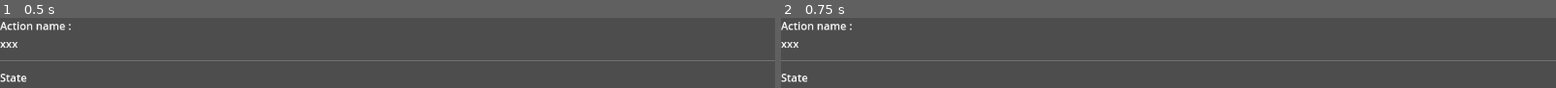
Above: before the commit, frames 1-2 (left to right).
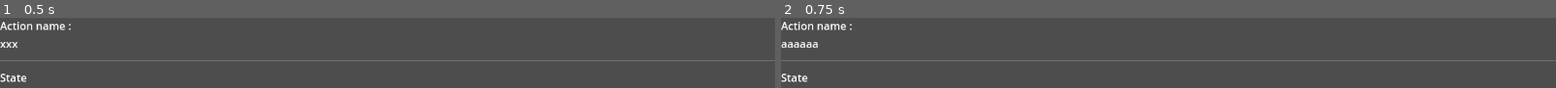
Above: after the commit, the same moments.

Repository: MarageDev/YAMIH
Game: Godot game, scene res://TestInputScene.tscn
The game is run twice, just before and just after one commit, with the same random seed, the same clock (stepped at 60 frames per second) and the same inputs.
Inputs:
- Up to frame 1 (0.5 s): no input
- Up to frame 2 (0.75 s): tap Enter at 0.5 s; hold Up (Up_1, bound only after the commit) from 0.53 s (still down)

Frame 1 is identical in both runs. In frame 2, 0.3% of the frame differs, in the area x 0-5%, y 34-43%.

Commit message:
Done, only needs to be cleaned and a better demo scene

Diff:
--- a/Input.gd
+++ /dev/null
@@ -1,11 +0,0 @@
-extends Resource
-class_name ModularInput
-
-@export var action_name:String
-@export var Action_bind:InputEventAction
-@export var key:InputEventKey
-
-func _attach_binding():
-	#InputMap.add_action('hello')
-	#InputMap.action_add_event('hello',key)
-	pass
--- /dev/null
+++ b/Input/Input.gd
@@ -0,0 +1,7 @@
+@tool
+extends Resource
+class_name C_ModularInput
+
+@export var action_name:String
+#@export var Action_bind:InputEventAction
+@export var key:InputEventKey
--- /dev/null
+++ b/InputManager/InputManager.gd
@@ -0,0 +1,17 @@
+extends Node
+class_name C_InputManager
+
+@export var PlayerInputs:Array[C_PlayerInputHandler]
+
+func _ready():
+	for i:C_PlayerInputHandler in PlayerInputs:
+		print(str("\n",i.PlayerName,"  ",i.PlayerIndex))
+		for InputRef in i.Inputs:
+			var formated_action_name:String = str(InputRef.action_name,"_",i.PlayerIndex)
+			InputMap.add_action(formated_action_name)
+			InputMap.action_add_event(formated_action_name, InputRef.key)
+
+	print("\n\nRetrieved Inputs")
+	for i:String in InputMap.get_actions():
+		if not i.begins_with("ui"):
+			print(i)
--- /dev/null
+++ b/InputManager/InputManager.tscn
@@ -0,0 +1,10 @@
+[gd_scene load_steps=5 format=3 uid="uid://bdsyquh25a5ti"]
+
+[ext_resource type="Script" path="res://InputManager/InputManager.gd" id="1_mgvjp"]
+[ext_resource type="Script" path="res://PlayerInputHandler/PlayerInputHandler.gd" id="2_lqr7f"]
+[ext_resource type="Resource" uid="uid://bgso4mjbvxske" path="res://PlayerInputHandler/Player_1.tres" id="3_f12hv"]
+[ext_resource type="Resource" uid="uid://cq1wde7lhot8m" path="res://PlayerInputHandler/Player_2.tres" id="4_ju150"]
+
+[node name="InputManager" type="Node"]
+script = ExtResource("1_mgvjp")
+PlayerInputs = Array[ExtResource("2_lqr7f")]([ExtResource("3_f12hv"), ExtResource("4_ju150")])
--- a/ModularInputHandler.gd
+++ /dev/null
@@ -1,9 +0,0 @@
-extends Node
-
-
-var p1:ModularInput = preload("res://Player1.tres")
-# Called when the node enters the scene tree for the first time.
-func _ready() -> void:
-	p1._attach_binding()
-	for i in InputMap.get_actions():
-		if !i.begins_with("ui"):print(i)
--- a/Player1.tres
+++ /dev/null
@@ -1,17 +0,0 @@
-[gd_resource type="Resource" script_class="ModularInput" load_steps=4 format=3 uid="uid://bwolu2i3n3gbn"]
-
-[ext_resource type="Script" path="res://Input.gd" id="1_fmoho"]
-
-[sub_resource type="InputEventAction" id="InputEventAction_ne52p"]
-action = &"test_action"
-
-[sub_resource type="InputEventKey" id="InputEventKey_awdc1"]
-device = -1
-keycode = 65
-unicode = 97
-
-[resource]
-script = ExtResource("1_fmoho")
-action_name = "TestInput"
-Action_bind = SubResource("InputEventAction_ne52p")
-key = SubResource("InputEventKey_awdc1")
--- /dev/null
+++ b/PlayerInputHandler/PlayerInputHandler.gd
@@ -0,0 +1,19 @@
+extends Resource
+class_name C_PlayerInputHandler
+
+
+@export var PlayerIndex:int = 0
+@export var PlayerName:String = "Player"
+@export var Inputs: Array[C_ModularInput]
+
+
+func attach_key_binding(InputRef: C_ModularInput, InputMapUsed: Object = InputMap):
+	InputMapUsed.add_action(InputRef.action_name)
+	InputMapUsed.action_add_event(InputRef.action_name, InputRef.key)
+func _ready() -> void:
+	for input in Inputs:
+		print(input.action_name)
+		attach_key_binding(input)
+	for i:String in InputMap.get_actions():
+		if !i.begins_with("ui"):
+			print(i)
--- /dev/null
+++ b/PlayerInputHandler/Player_1.tres
@@ -0,0 +1,50 @@
+[gd_resource type="Resource" script_class="C_PlayerInputHandler" load_steps=11 format=3 uid="uid://bgso4mjbvxske"]
+
+[ext_resource type="Script" path="res://Input/Input.gd" id="1_y8qir"]
+[ext_resource type="Script" path="res://PlayerInputHandler/PlayerInputHandler.gd" id="2_04xwe"]
+
+[sub_resource type="InputEventKey" id="InputEventKey_ib0oq"]
+device = -1
+keycode = 87
+unicode = 119
+
+[sub_resource type="Resource" id="Resource_khjwd"]
+script = ExtResource("1_y8qir")
+action_name = "Up"
+key = SubResource("InputEventKey_ib0oq")
+
+[sub_resource type="InputEventKey" id="InputEventKey_trsa6"]
+device = -1
+keycode = 68
+unicode = 100
+
+[sub_resource type="Resource" id="Resource_d6js1"]
+script = ExtResource("1_y8qir")
+action_name = "Right"
+key = SubResource("InputEventKey_trsa6")
+
+[sub_resource type="InputEventKey" id="InputEventKey_edejt"]
+device = -1
+keycode = 65
+unicode = 97
+
+[sub_resource type="Resource" id="Resource_loq1o"]
+script = ExtResource("1_y8qir")
+action_name = "Left"
+key = SubResource("InputEventKey_edejt")
+
+[sub_resource type="InputEventKey" id="InputEventKey_5h3hb"]
+device = -1
+keycode = 83
+unicode = 115
+
+[sub_resource type="Resource" id="Resource_rb4oc"]
+script = ExtResource("1_y8qir")
+action_name = "Down"
+key = SubResource("InputEventKey_5h3hb")
+
+[resource]
+script = ExtResource("2_04xwe")
+PlayerIndex = 0
+PlayerName = "Marage"
+Inputs = Array[ExtResource("1_y8qir")]([SubResource("Resource_khjwd"), SubResource("Resource_d6js1"), SubResource("Resource_loq1o"), SubResource("Resource_rb4oc")])
--- /dev/null
+++ b/PlayerInputHandler/Player_2.tres
@@ -0,0 +1,46 @@
+[gd_resource type="Resource" script_class="C_PlayerInputHandler" load_steps=11 format=3 uid="uid://cq1wde7lhot8m"]
+
+[ext_resource type="Script" path="res://Input/Input.gd" id="1_1bwb0"]
+[ext_resource type="Script" path="res://PlayerInputHandler/PlayerInputHandler.gd" id="2_40nkv"]
+
+[sub_resource type="InputEventKey" id="InputEventKey_ib0oq"]
+device = -1
+keycode = 4194320
+
+[sub_resource type="Resource" id="Resource_khjwd"]
+script = ExtResource("1_1bwb0")
+action_name = "Up"
+key = SubResource("InputEventKey_ib0oq")
+
+[sub_resource type="InputEventKey" id="InputEventKey_trsa6"]
+device = -1
+keycode = 4194321
+
+[sub_resource type="Resource" id="Resource_d6js1"]
+script = ExtResource("1_1bwb0")
+action_name = "Right"
+key = SubResource("InputEventKey_trsa6")
+
+[sub_resource type="InputEventKey" id="InputEventKey_edejt"]
+device = -1
+keycode = 4194319
+
+[sub_resource type="Resource" id="Resource_loq1o"]
+script = ExtResource("1_1bwb0")
+action_name = "Left"
+key = SubResource("InputEventKey_edejt")
+
+[sub_resource type="InputEventKey" id="InputEventKey_5h3hb"]
+device = -1
+keycode = 4194322
+
+[sub_resource type="Resource" id="Resource_rb4oc"]
+script = ExtResource("1_1bwb0")
+action_name = "Down"
+key = SubResource("InputEventKey_5h3hb")
+
+[resource]
+script = ExtResource("2_40nkv")
+PlayerIndex = 1
+PlayerName = "Guest"
+Inputs = Array[ExtResource("1_1bwb0")]([SubResource("Resource_khjwd"), SubResource("Resource_d6js1"), SubResource("Resource_loq1o"), SubResource("Resource_rb4oc")])
--- a/TestInputScene.tscn
+++ b/TestInputScene.tscn
@@ -1,6 +1,7 @@
-[gd_scene load_steps=2 format=3 uid="uid://dbty3v4rnsm3v"]
+[gd_scene load_steps=3 format=3 uid="uid://dbty3v4rnsm3v"]
 
 [ext_resource type="Script" path="res://test_input_scene_demo_.gd" id="1_hdtp4"]
+[ext_resource type="PackedScene" uid="uid://bdsyquh25a5ti" path="res://InputManager/InputManager.tscn" id="2_1rs3r"]
 
 [node name="Control" type="Control"]
 layout_mode = 3
@@ -10,6 +11,8 @@
 grow_horizontal = 2
 grow_vertical = 2
 script = ExtResource("1_hdtp4")
+
+[node name="InputManager" parent="." instance=ExtResource("2_1rs3r")]
 
 [node name="VBoxContainer" type="VBoxContainer" parent="."]
 layout_mode = 1
--- a/project.godot
+++ b/project.godot
@@ -17,31 +17,12 @@
 
 [autoload]
 
-ModularInputHandler="*res://ModularInputHandler.gd"
+ModularInputHandler="*res://PlayerInputHandler/PlayerInputHandler.gd"
 
 [dotnet]
 
 project/assembly_name="ModularInputs"
 
-[input]
-
-Up={
-"deadzone": 0.5,
-"events": []
-}
-Down={
-"deadzone": 0.5,
-"events": []
-}
-Right={
-"deadzone": 0.5,
-"events": []
-}
-Left={
-"deadzone": 0.5,
-"events": []
-}
-
 [rendering]
 
 renderer/rendering_method="mobile"
--- a/test_input_scene_demo_.gd
+++ b/test_input_scene_demo_.gd
@@ -4,5 +4,5 @@
 @onready var label_state: Label = $VBoxContainer/Label4
 
 func _process(delta: float) -> void:
-	if Input.is_action_just_released("hello"):
+	if Input.is_action_pressed("Up_1"):
 		label_name.text = "aaaaaa"
